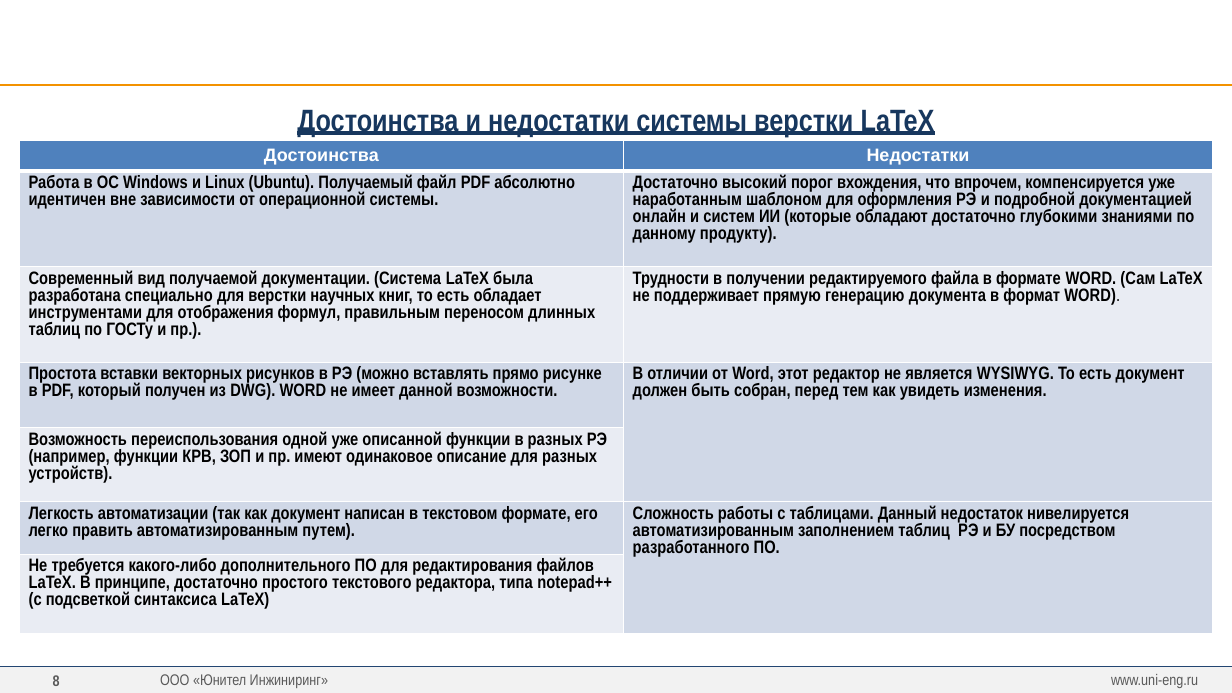
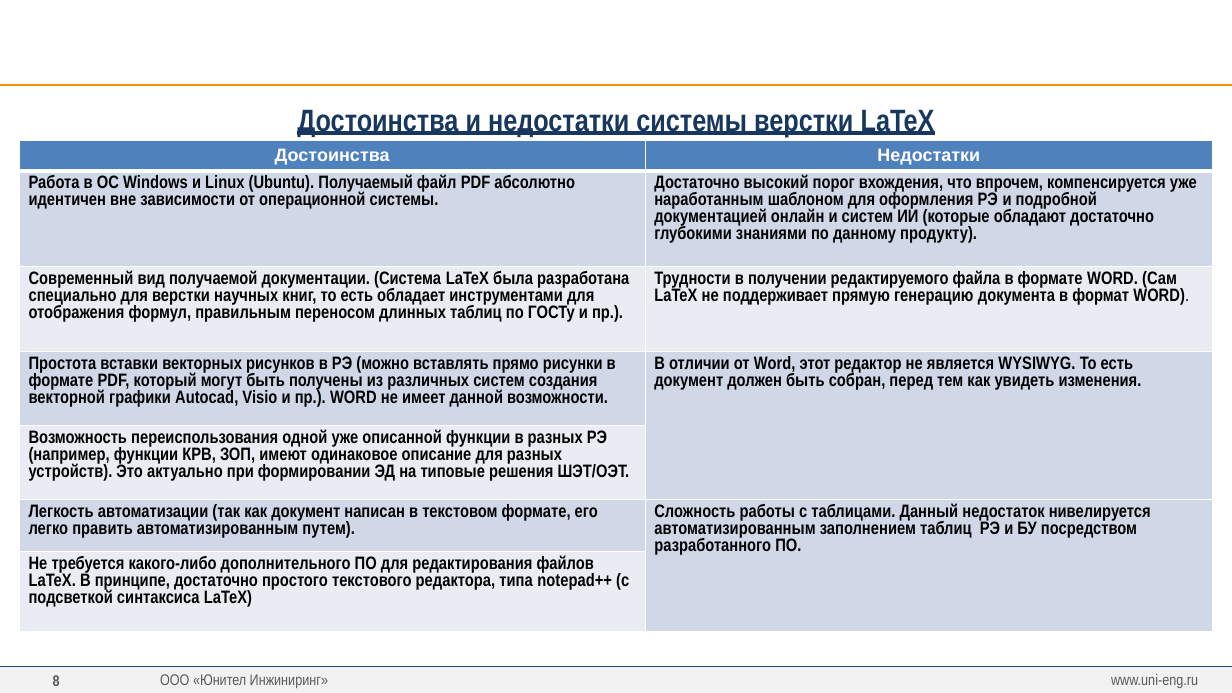
Before and after one commit to greglu1976/ProjectOmni, a slide deck: slide 8 of Презентация/Презентация v3.pptx. Drawn at 1232x693 pixels with LibreOffice and Linux fonts; fonts in the diff are those of the drawing; background and template pictures are left out. Boxes give left, top, right and bottom in pixels: in the first picture for what was removed or moved away, otherwise in the second. Text is boxed around its words. In the diff, an @@ line names an element or a change of style, - is before the commit and + after.

```diff
--- a/Презентация/Презентация v3.pptx
+++ b/Презентация/Презентация v3.pptx
@@ table at (x1=19, y1=140, x2=1213, y2=632) @@
-row 4, column 1: Простота вставки векторных рисунков в РЭ (можно вставлять прямо рисунке в PDF, который получен из DWG). WORD не имеет данной возможности.
+row 4, column 1: Простота вставки векторных рисунков в РЭ (можно вставлять прямо рисунки в формате PDF, который могут быть получены из различных систем создания векторной графики Autocad, Visio и пр.). WORD не имеет данной возможности.
-row 5, column 1: Возможность переиспользования одной уже описанной функции в разных РЭ (например, функции КРВ, ЗОП и пр. имеют одинаковое описание для разных устройств).
+row 5, column 1: Возможность переиспользования одной уже описанной функции в разных РЭ (например, функции КРВ, ЗОП, имеют одинаковое описание для разных устройств). Это актуально при формировании ЭД на типовые решения ШЭТ/ОЭТ.
```
Also in this commit, not shown: 6 other slides changed, 1 slide removed, 18 other files.
